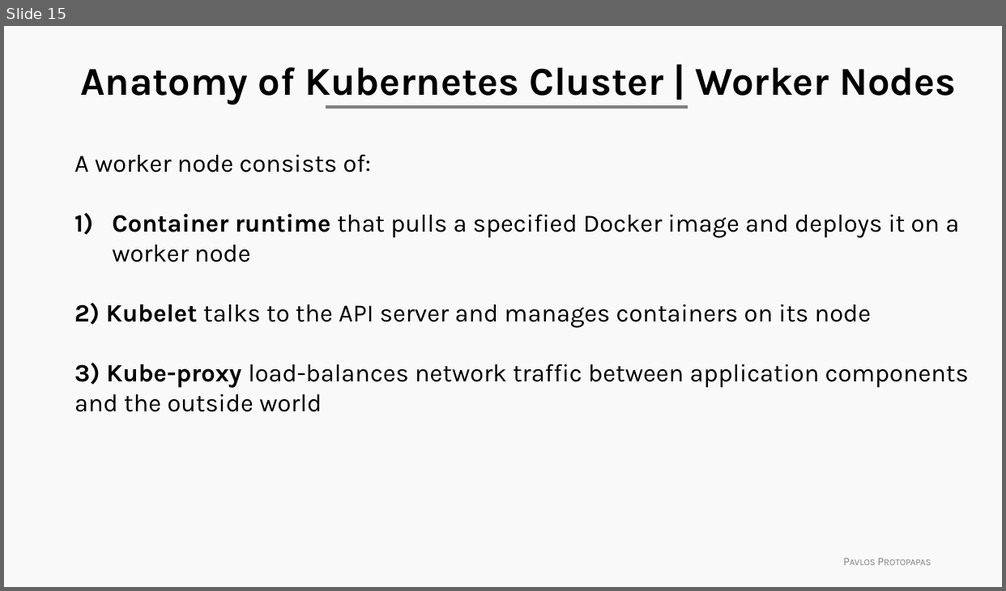
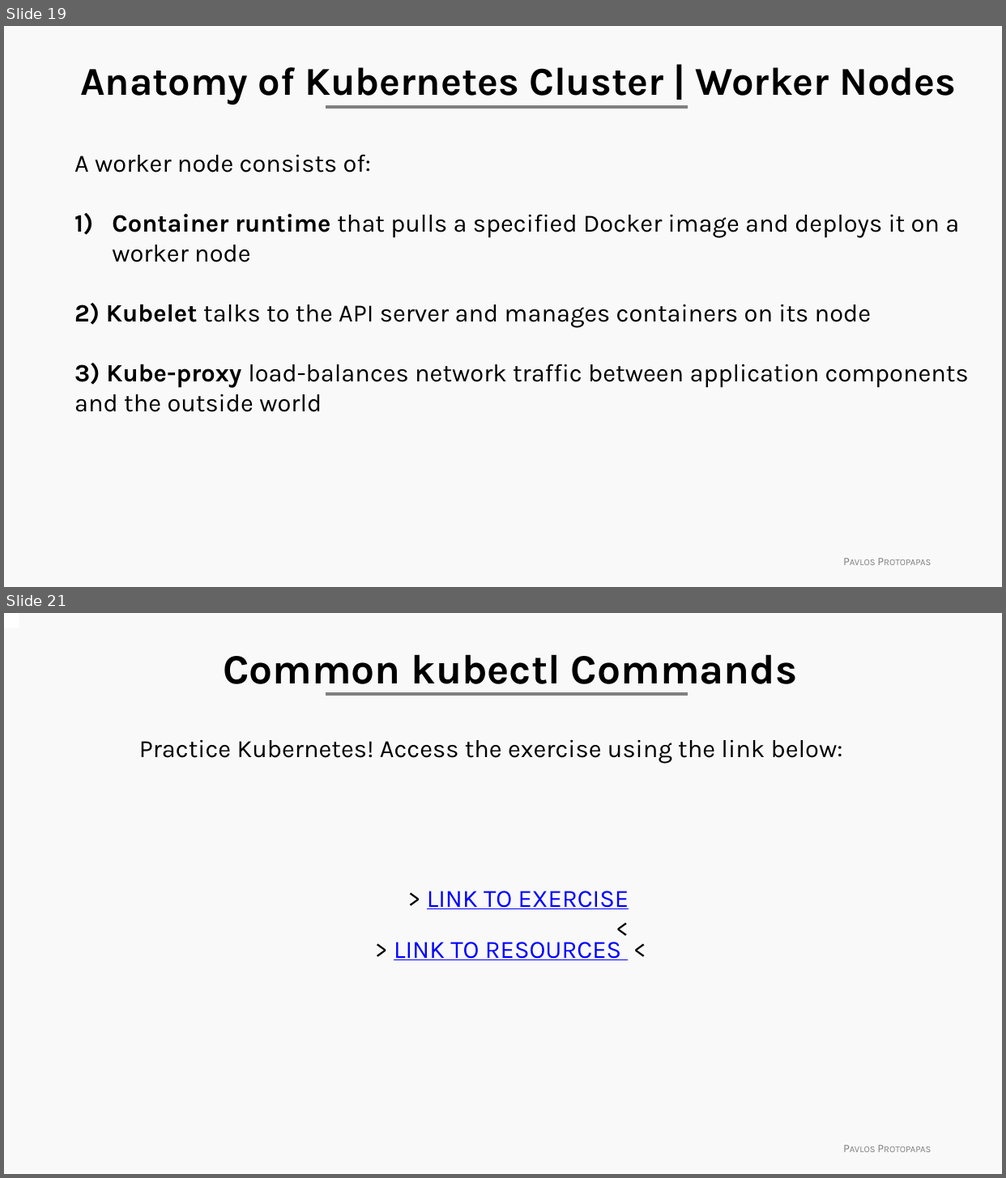
Before and after one commit to Harvard-IACS/2021-ComputeFest, a slide deck: Day 4/ComputeFest2021_Deployment.pptx. Shown one above the other, each under a label of ours: slide 15 before the commit, slides 19 and 21 after it; the slides between them are not shown. The pictures are 1006x591 and 1006x1178 pixels, drawn with LibreOffice and Linux fonts; fonts in the diff are those of the drawing; background and template pictures are left out. Boxes give left, top, right and bottom in pixels: in the first picture for what was removed or moved away, otherwise in the second. Text is boxed around its words. In the diff, an @@ line names an element or a change of style, - is before the commit and + after.

```diff
--- a/Day 4/ComputeFest2021_Deployment.pptx
+++ b/Day 4/ComputeFest2021_Deployment.pptx
@@ slide 21 added at [4,613,1002,1174], background #F9F9F9; not listed: 2 template elements that a slide beside it also shows @@
@@ rectangle added at [4,613,19,628], fill #FFFFFF @@
@@ rectangle added at [4,613,19,624], fill #FFFFFF @@
@@ text added at [223,654,797,694], 40 pt, text #000000, bold @@
+Common kubectl Commands
@@ text added at [139,740,843,763], 24 pt, text #000000 @@
+Practice Kubernetes! Access the exercise using the link below:
@@ text added at [427,891,629,909], 24 pt, text #0000FF, underline @@
+> LINK TO EXERCISE <
@@ text added at [394,942,621,960], 24 pt, text #0000FF, underline @@
+> LINK TO RESOURCES <
@@ what was slide 15 is now slide 19 @@
```
Also in this commit, not shown: 1 slide changed, 5 other slides added, 1 other file.
